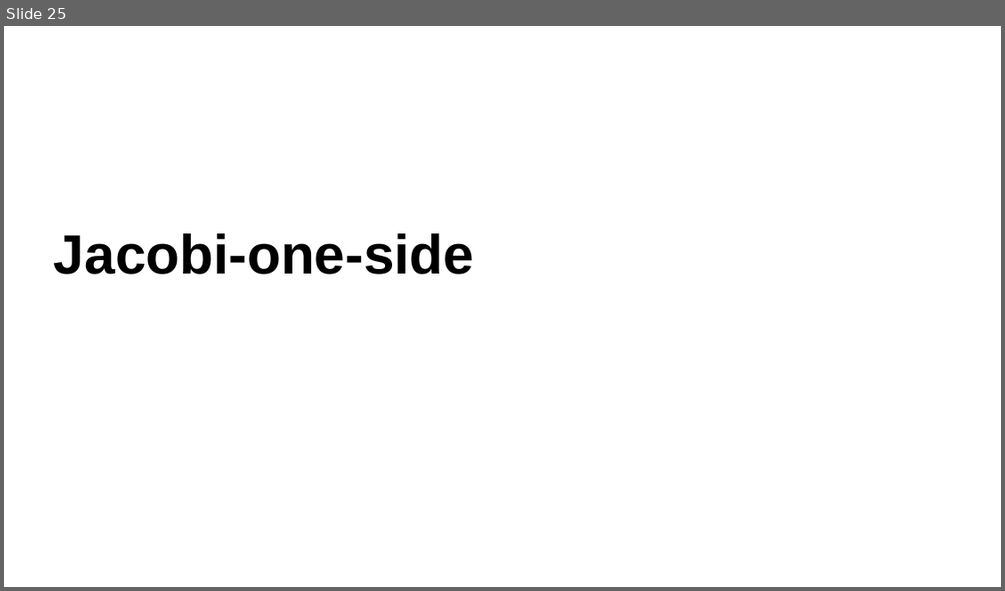
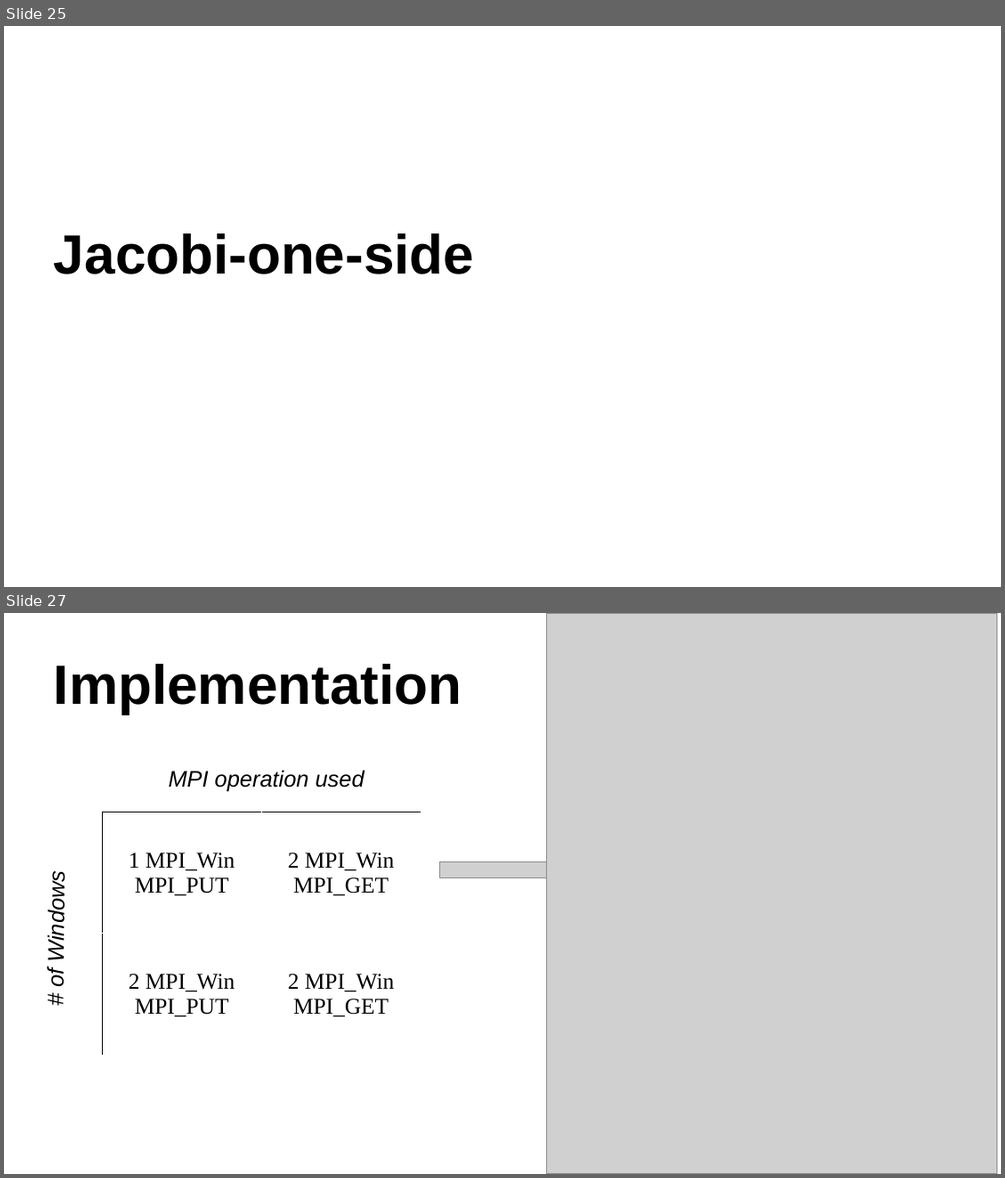
Before and after one commit to IsacPasianotto/Parallel-Programming-HPC, a slide deck: presentation.odp. Shown one above the other, each under a label of ours: slide 25 before the commit, slides 25 and 27 after it; the slides between them are not shown. The pictures are 1005x591 and 1005x1178 pixels, drawn with LibreOffice and Linux fonts; fonts in the diff are those of the drawing; grey boxes stand for pictures. Boxes give left, top, right and bottom in pixels: in the first picture for what was removed or moved away, otherwise in the second. Text is boxed around its words. In the diff, an @@ line names an element or a change of style, - is before the commit and + after.

Commit message:
updated presentation

```diff
--- a/presentation.odp
+++ b/presentation.odp
@@ slide 27 added at (x1=4, y1=613, x2=1001, y2=1174), background #FFFFFF @@
@@ picture added at (x1=547, y1=613, x2=997, y2=1174) @@
@@ title added at (x1=54, y1=664, x2=461, y2=714), 44 pt, text #000000, bold @@
+Implementation
@@ text added at (x1=169, y1=770, x2=364, y2=791), 18 pt, text #000000, italic @@
+MPI operation used
@@ table added at (x1=103, y1=812, x2=421, y2=1055), 2 rows, 2 columns @@
+1 MPI_Win / MPI_PUT | 2 MPI_Win / MPI_GET
+2 MPI_Win / MPI_PUT | 2 MPI_Win / MPI_GET
@@ picture added at (x1=440, y1=861, x2=566, y2=879) @@
@@ text added at (x1=43, y1=880, x2=69, y2=986), 18 pt, text #000000, italic @@
+# of Windows
```
Also in this commit, not shown: 1 slide changed, 7 other slides added, 2 other files.
